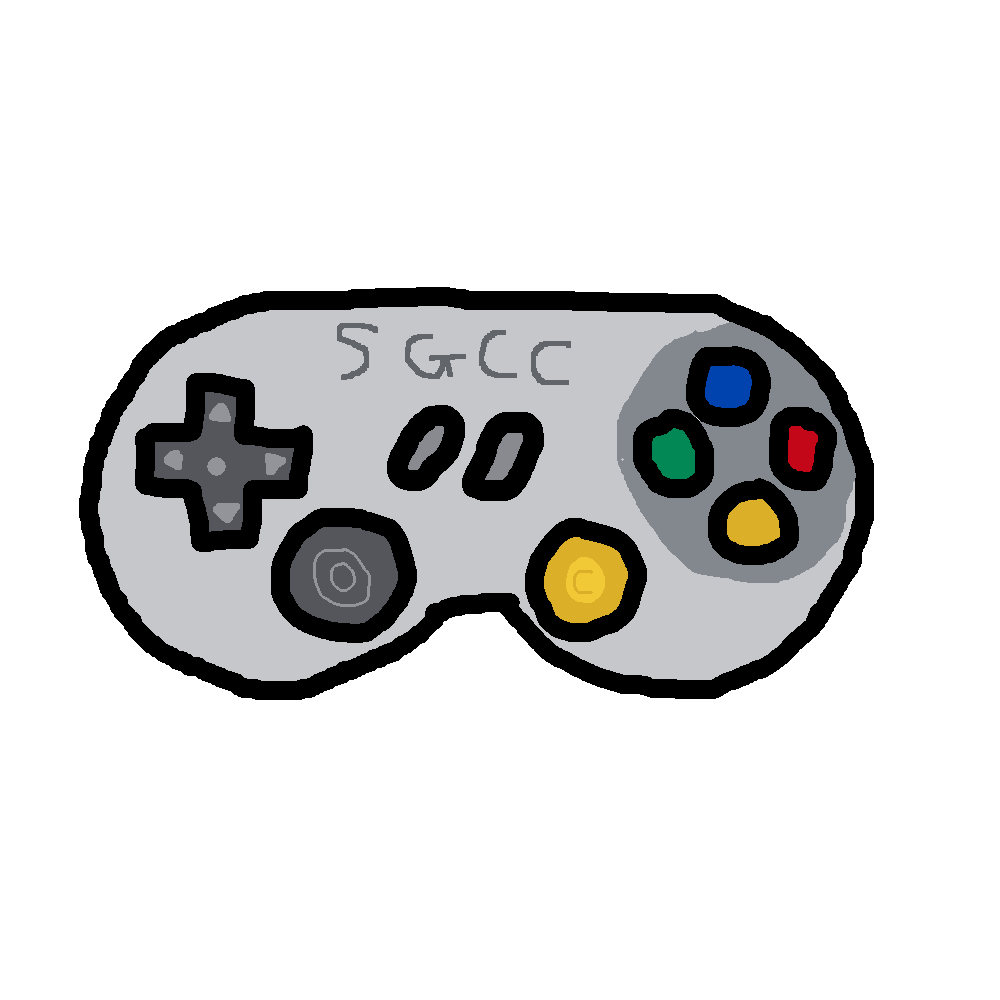
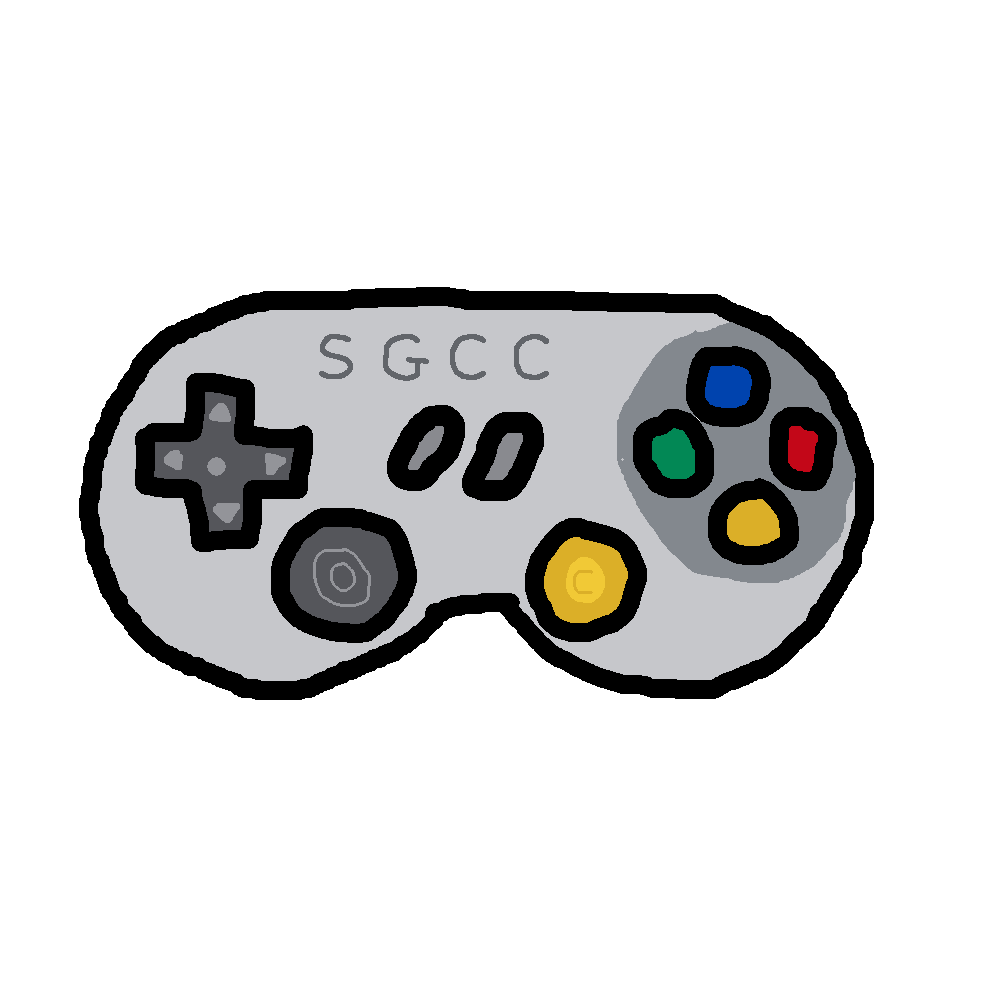
Comparing the layer stacks of the two w=1000, h=1000 images. Changes:
"Layer #1": blend normal → luma lighten, painted on it over [319, 323, 571, 385]
